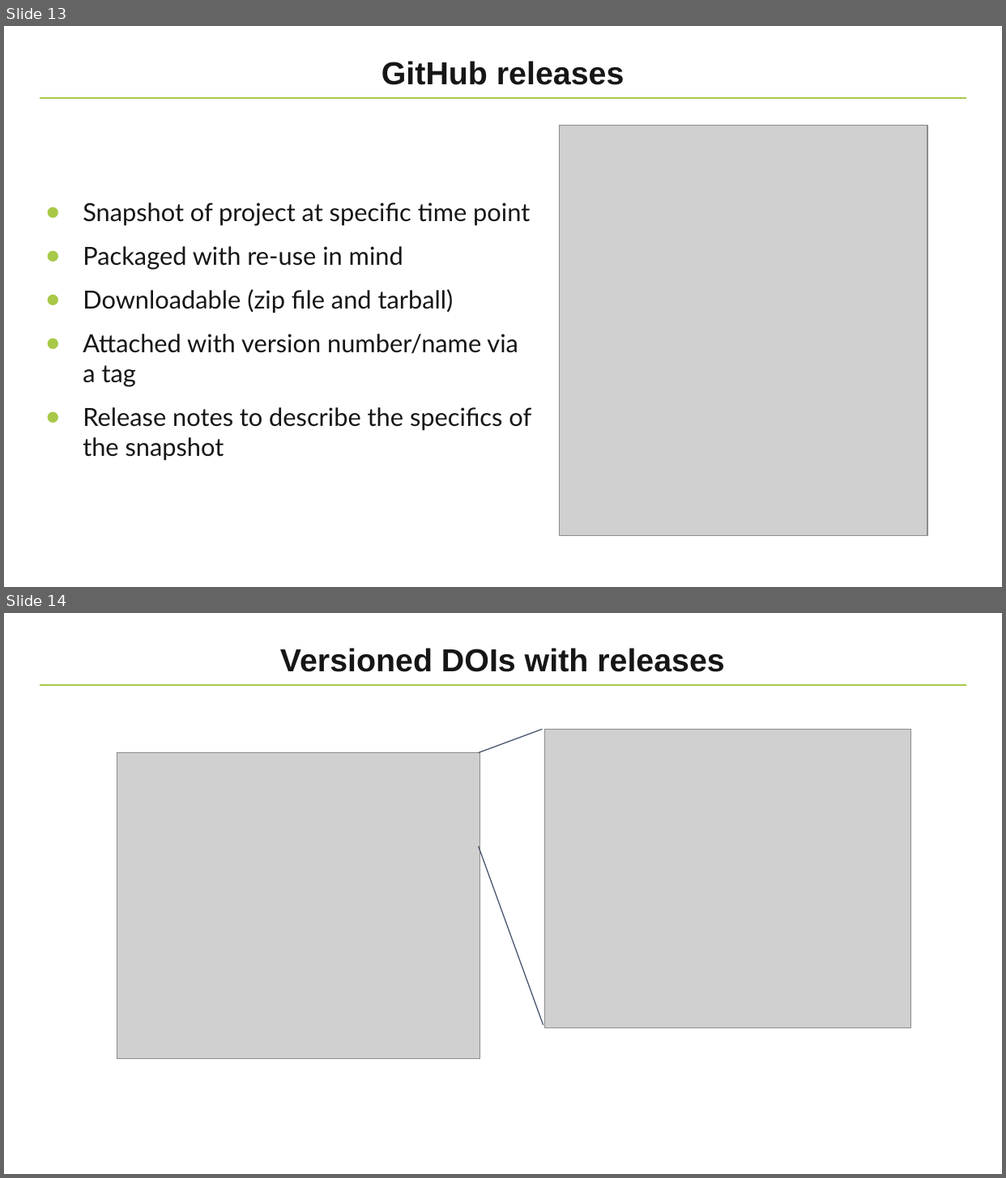
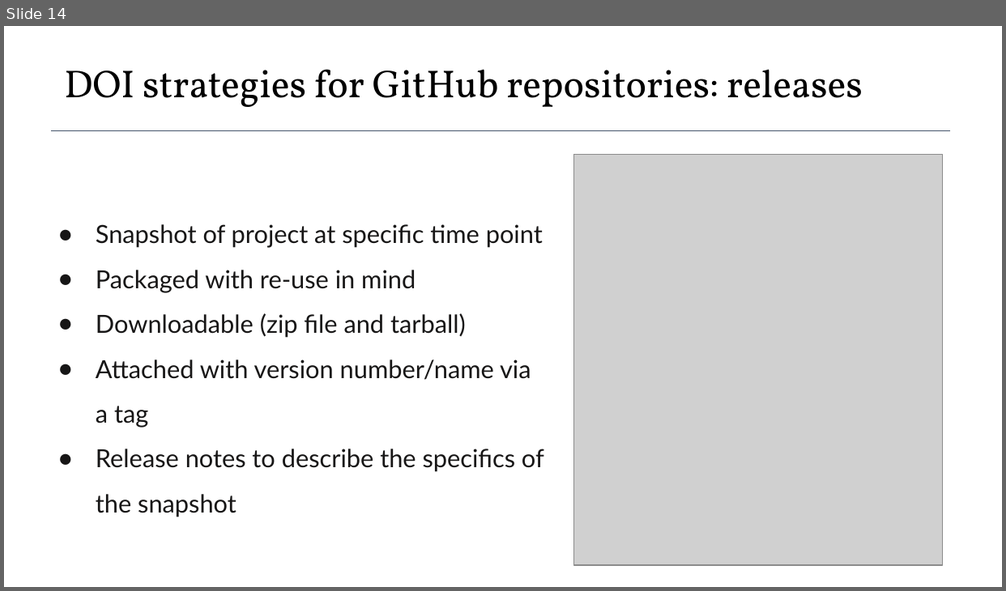
Before and after one commit to elixir-europe-training/ELIXIR-TrP-FAIR-Material-By-Design, a slide deck: docs/supplementary/presentations/ch_08_Unique_identifiers/Session 8 - Unique identifiers for training materials.pptx. Shown one above the other, each under a label of ours: slides 13 and 14 before the commit, slide 14 after it. The pictures are 1006x1178 and 1006x591 pixels, drawn with LibreOffice and Linux fonts; fonts in the diff are those of the drawing; grey boxes stand for pictures; background and template pictures are left out. Boxes give left, top, right and bottom in pixels: in the first picture for what was removed or moved away, otherwise in the second. Text is boxed around its words. In the diff, an @@ line names an element or a change of style, - is before the commit and + after.

```diff
--- a/docs/supplementary/presentations/ch_08_Unique_identifiers/Session 8 - Unique identifiers for training materials.pptx
+++ b/docs/supplementary/presentations/ch_08_Unique_identifiers/Session 8 - Unique identifiers for training materials.pptx
@@ slide 14 removed at bbox=[4, 613, 1002, 1174], background #FFFFFF; not listed: 1 template element that a slide beside it also shows @@
@@ title removed at bbox=[280, 648, 725, 672] @@
-Versioned DOIs with releases
@@ line removed from (478, 752) to (542, 729) @@
@@ picture removed at bbox=[545, 729, 911, 1027] @@
@@ picture removed at bbox=[117, 752, 480, 1059] @@
@@ line removed from (478, 846) to (543, 1025) @@
@@ what was slide 13 is now slide 14 @@
@@ slide 14 changed as well @@
@@ text at bbox=[64, 69, 863, 107]: text changed; size 23 to 28.1 pt; font Arial to Vollkorn; text colour #171616 to #000000; bold off @@
-GitHub releases
+DOI strategies for GitHub repositories: releases
@@ line removed from (39, 98) to (967, 98) @@
@@ line added from (51, 130) to (950, 130), #44546A 0.56 pt @@
@@ picture: place and size @@
-picture at bbox=[559, 125, 927, 536]
+picture at bbox=[573, 155, 942, 566]
@@ text "Snapshot of project at specific ...": place and size @@
-text "Snapshot of project at specific ..." at bbox=[83, 203, 531, 461]
+text "Snapshot of project at specific ..." at bbox=[96, 224, 544, 518]
@@ text "Snapshot of project at specific ..." at bbox=[96, 224, 544, 518]: line spacing 1 to 1.5; bullet colour #A7C947 to #171616; less space between paragraphs @@
```
Also in this commit, not shown: 11 other slides changed, 6 slides added, 3 other slides removed, 3 other files.
